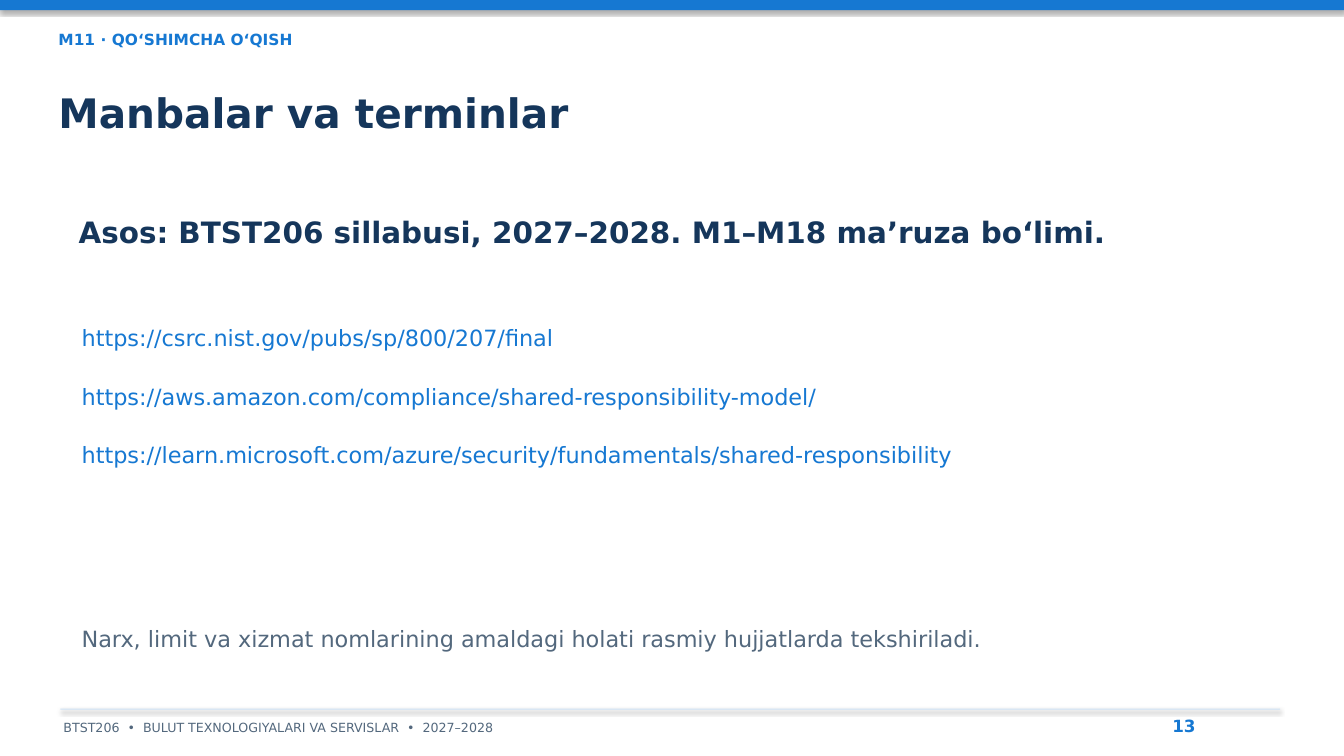
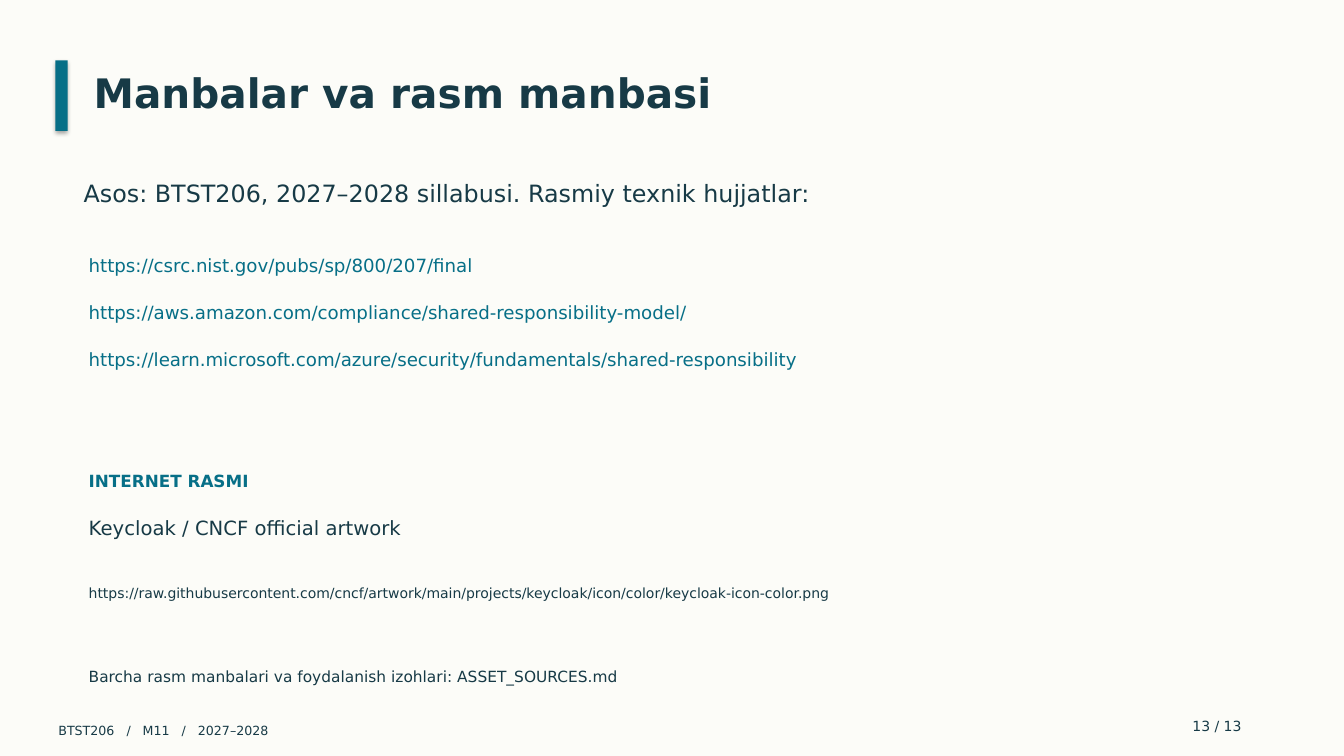
Before and after one commit to all1991here-dot/prezentatsiyalar, a slide deck: slide 13 of PPTX/M11_Prezentatsiya.pptx. Drawn at 1344x756 pixels with LibreOffice and Linux fonts; fonts in the diff are those of the drawing. Boxes give left, top, right and bottom in pixels: in the first picture for what was removed or moved away, otherwise in the second. Text is boxed around its words. In the diff, an @@ line names an element or a change of style, - is before the commit and + after.

Commit message:
Redesign 18 lecture decks with distinct styles and sourced online images

```diff
--- a/PPTX/M11_Prezentatsiya.pptx
+++ b/PPTX/M11_Prezentatsiya.pptx
@@ background #FFFFFF to #FCFCF8 @@
@@ rectangle removed at bbox=[0, 0, 1344, 10] @@
@@ text removed at bbox=[58, 33, 293, 48] @@
-M11 · QO‘SHIMCHA O‘QISH
@@ rectangle added at bbox=[55, 60, 68, 131], fill #076F87 @@
@@ text at bbox=[94, 77, 711, 109]: text changed; text colour #15365B to #173A46 @@
-Manbalar va terminlar
+Manbalar va rasm manbasi
@@ text at bbox=[84, 184, 809, 207]: text changed; size 21 to 17 pt; text colour #15365B to #173A46; bold off @@
-Asos: BTST206 sillabusi, 2027–2028. M1–M18 ma’ruza bo‘limi.
+Asos: BTST206, 2027–2028 sillabusi. Rasmiy texnik hujjatlar:
@@ text "https://csrc.nist.gov/pubs/sp/800/207/final": place and size @@
-text "https://csrc.nist.gov/pubs/sp/800/207/final" at bbox=[82, 329, 553, 351]
+text "https://csrc.nist.gov/pubs/sp/800/207/final" at bbox=[89, 258, 473, 276]
@@ text "https://aws.amazon.com/compliance/shared-responsibility-mode ...": place and size @@
-text "https://aws.amazon.com/compliance/shared-responsibility-mode ..." at bbox=[82, 388, 816, 410]
+text "https://aws.amazon.com/compliance/shared-responsibility-mode ..." at bbox=[89, 305, 686, 323]
@@ size 16 to 13 pt, text colour #1678D2 to #076F87; less space between paragraphs in 3 elements at bbox=[89, 258, 473, 276], bbox=[89, 305, 686, 323], bbox=[89, 352, 797, 370] @@
@@ text "https://learn.microsoft.com/azure/security/fundamentals/shar ...": place and size @@
-text "https://learn.microsoft.com/azure/security/fundamentals/shar ..." at bbox=[82, 446, 952, 468]
+text "https://learn.microsoft.com/azure/security/fundamentals/shar ..." at bbox=[89, 352, 797, 370]
@@ text added at bbox=[89, 474, 249, 488], 12 pt, text #076F87, bold @@
+INTERNET RASMI
@@ text added at bbox=[89, 520, 401, 539], 14 pt, text #173A46 @@
+Keycloak / CNCF official artwork
@@ text added at bbox=[89, 587, 829, 601], 10 pt, text #173A46 @@
+https://raw.githubusercontent.com/cncf/artwork/main/projects/keycloak/icon/color/keycloak-icon-color.png
@@ text removed at bbox=[82, 630, 981, 652] @@
-Narx, limit va xizmat nomlarining amaldagi holati rasmiy hujjatlarda tekshiriladi.
@@ text added at bbox=[89, 670, 617, 686], 11 pt, text #173A46 @@
+Barcha rasm manbalari va foydalanish izohlari: ASSET_SOURCES.md
@@ rectangle removed at bbox=[60, 709, 1280, 710] @@
@@ text at bbox=[58, 725, 268, 735]: text changed; text colour #53687D to #173A46 @@
-BTST206 • BULUT TEXNOLOGIYALARI VA SERVISLAR • 2027–2028
+BTST206 / M11 / 2027–2028
@@ text at bbox=[1192, 720, 1242, 731]: text changed; size 12 to 10 pt; text colour #1678D2 to #173A46; bold off @@
-13
+13 / 13
```
Also in this commit, not shown: 5 other slides changed, 7 slides added, 7 slides removed, 22 other files.
